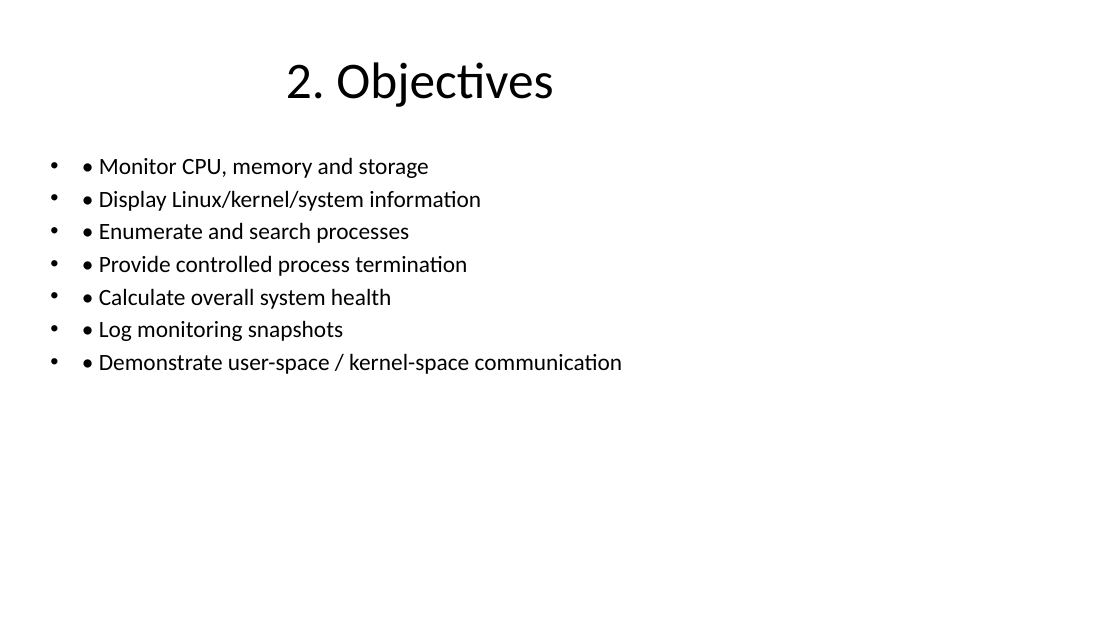
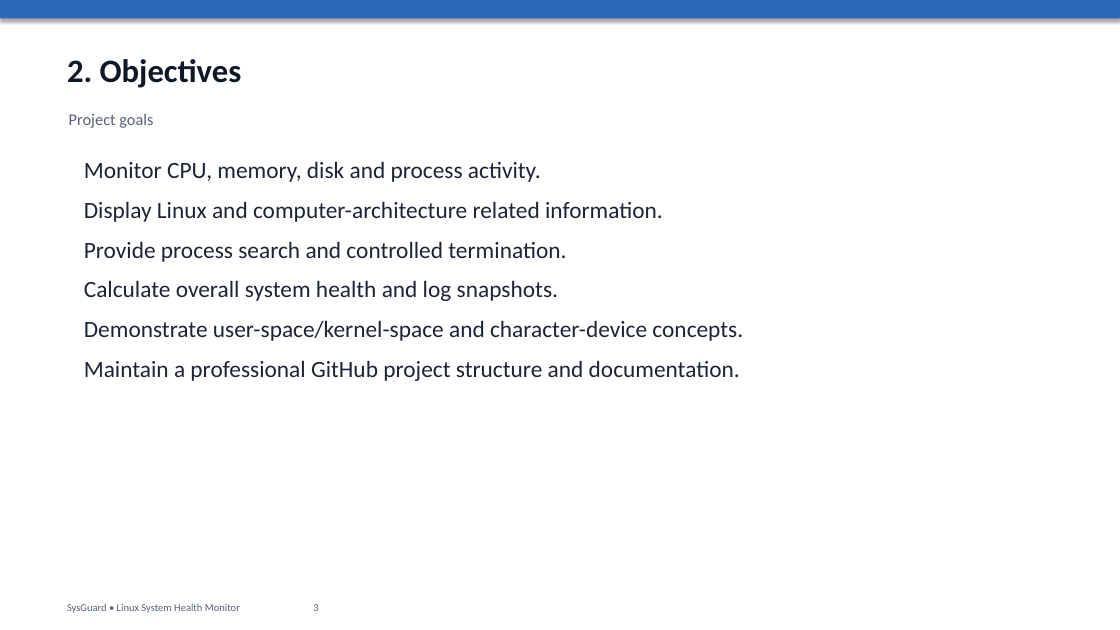
Before and after one commit to sanishpanda3113-dev/SysGuard, a slide deck: slide 3 of SysGuard_Presentation.pptx. Drawn at 1120x630 pixels with LibreOffice and Linux fonts; fonts in the diff are those of the drawing. Boxes give left, top, right and bottom in pixels: in the first picture for what was removed or moved away, otherwise in the second. Text is boxed around its words. In the diff, an @@ line names an element or a change of style, - is before the commit and + after.

Commit message:
Update documentation and final presentation

```diff
--- a/SysGuard_Presentation.pptx
+++ b/SysGuard_Presentation.pptx
@@ rectangle added at <box>0,0,1120,630</box>, fill #FFFFFF @@
@@ rectangle added at <box>0,0,1120,18</box>, fill #2A69BA @@
@@ text "2. Objectives": place and size @@
-text "2. Objectives" at <box>286,62,553,107</box>
+text "2. Objectives" at <box>67,59,242,88</box>
@@ text "2. Objectives" at <box>67,59,242,88</box>: size 44 to 28 pt, text colour #000000 to #0E1827, bold on; alignment centre to left; vertical alignment middle to top @@
@@ text added at <box>69,113,153,128</box>, 14 pt, text #566373 @@
+Project goals
@@ text at <box>84,161,743,381</box>: text changed; text colour #000000 to #1C2536 @@
-• • Monitor CPU, memory and storage
-• • Display Linux/kernel/system information
-• • Enumerate and search processes
-• • Provide controlled process termination
-• • Calculate overall system health
-• • Log monitoring snapshots
-• • Demonstrate user-space / kernel-space communication
+Monitor CPU, memory, disk and process activity.
+Display Linux and computer-architecture related information.
+Provide process search and controlled termination.
+Calculate overall system health and log snapshots.
+Demonstrate user-space/kernel-space and character-device concepts.
+Maintain a professional GitHub project structure and documentation.
@@ text added at <box>67,604,318,613</box>, 9 pt, text #566373 @@
+SysGuard • Linux System Health Monitor 3
```
Also in this commit, not shown: 3 other slides changed, 9 slides added, 10 slides removed, 3 other files.
